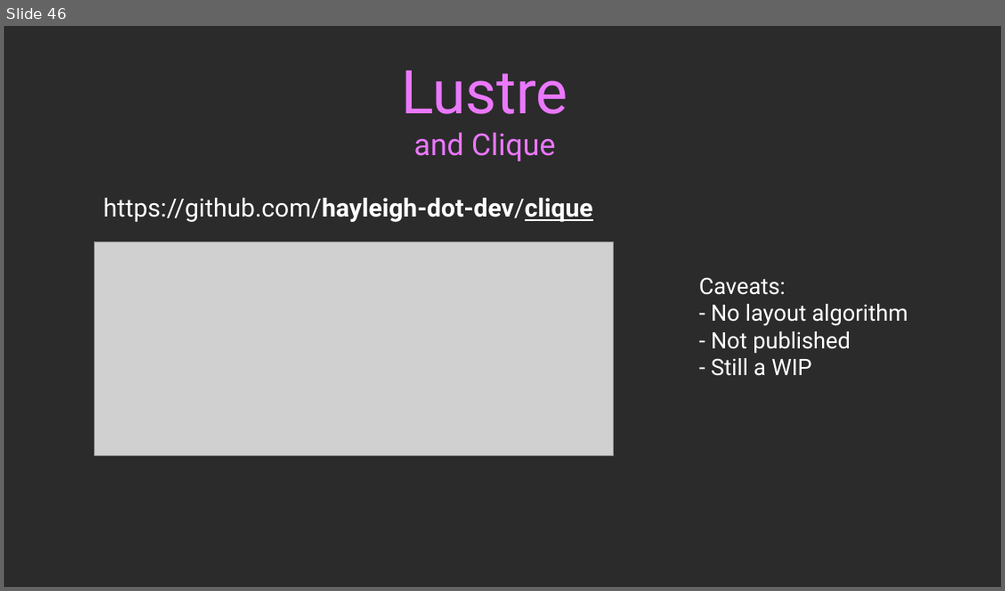
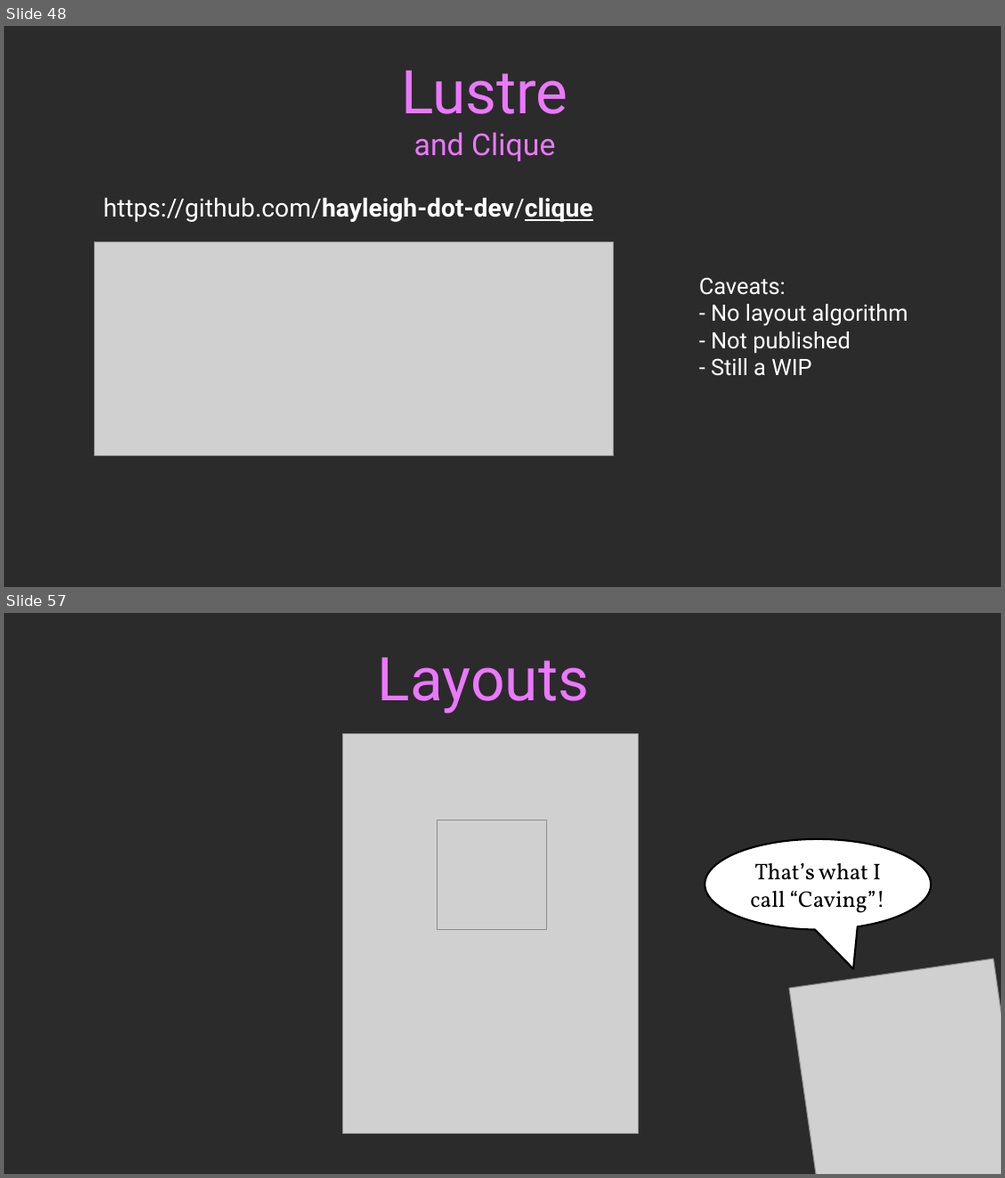
Before and after one commit to guillheu/Presentations, a slide deck: 2026/Code Beam Europe/Asterism.odp. Shown one above the other, each under a label of ours: slide 46 before the commit, slides 48 and 57 after it; the slides between them are not shown. The pictures are 1005x591 and 1005x1178 pixels, drawn with LibreOffice and Linux fonts; fonts in the diff are those of the drawing; grey boxes stand for pictures; background and template pictures are left out; a plain dark background stands for a picture behind light text. Boxes give left, top, right and bottom in pixels: in the first picture for what was removed or moved away, otherwise in the second. Text is boxed around its words. In the diff, an @@ line names an element or a change of style, - is before the commit and + after.

```diff
--- a/2026/Code Beam Europe/Asterism.odp
+++ b/2026/Code Beam Europe/Asterism.odp
@@ slide 57 added at [4,613,1001,1174], background picture (left out) @@
@@ text added at [378,657,589,714], 48 pt, text #EB78FD @@
+Layouts
@@ picture added at [343,733,638,1133] @@
@@ picture added at [437,820,547,930] @@
@@ speech bubble added at [705,839,931,930], fill #FFFFFF, outline #000000 1.5 pt, 18 pt, text #000000 @@
+That’s what I call “Caving”!
@@ picture added at [789,959,1001,1174] @@
@@ what was slide 46 is now slide 48 @@
```
Also in this commit, not shown: 1 slide changed, 11 other slides added.
